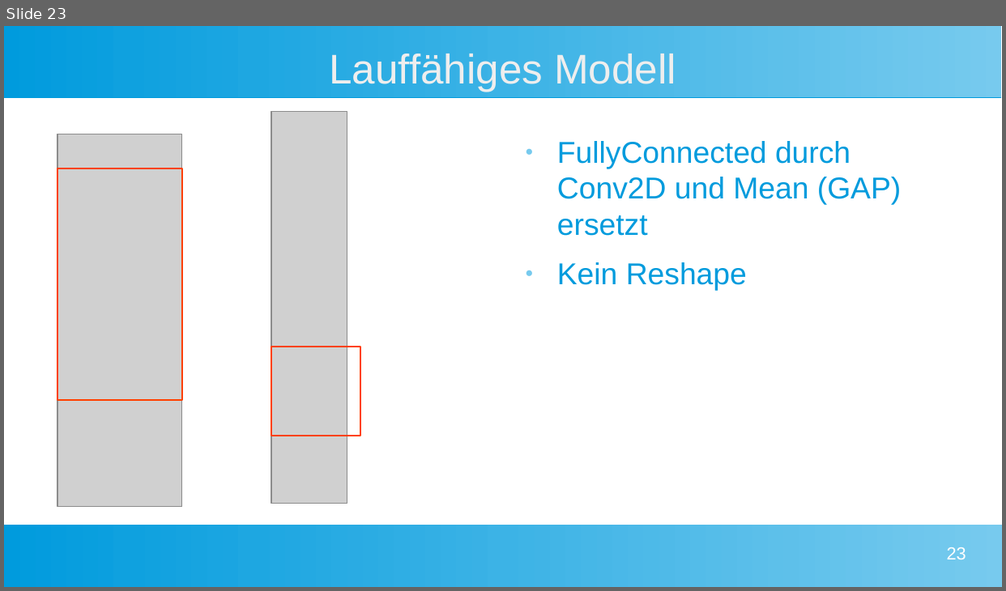
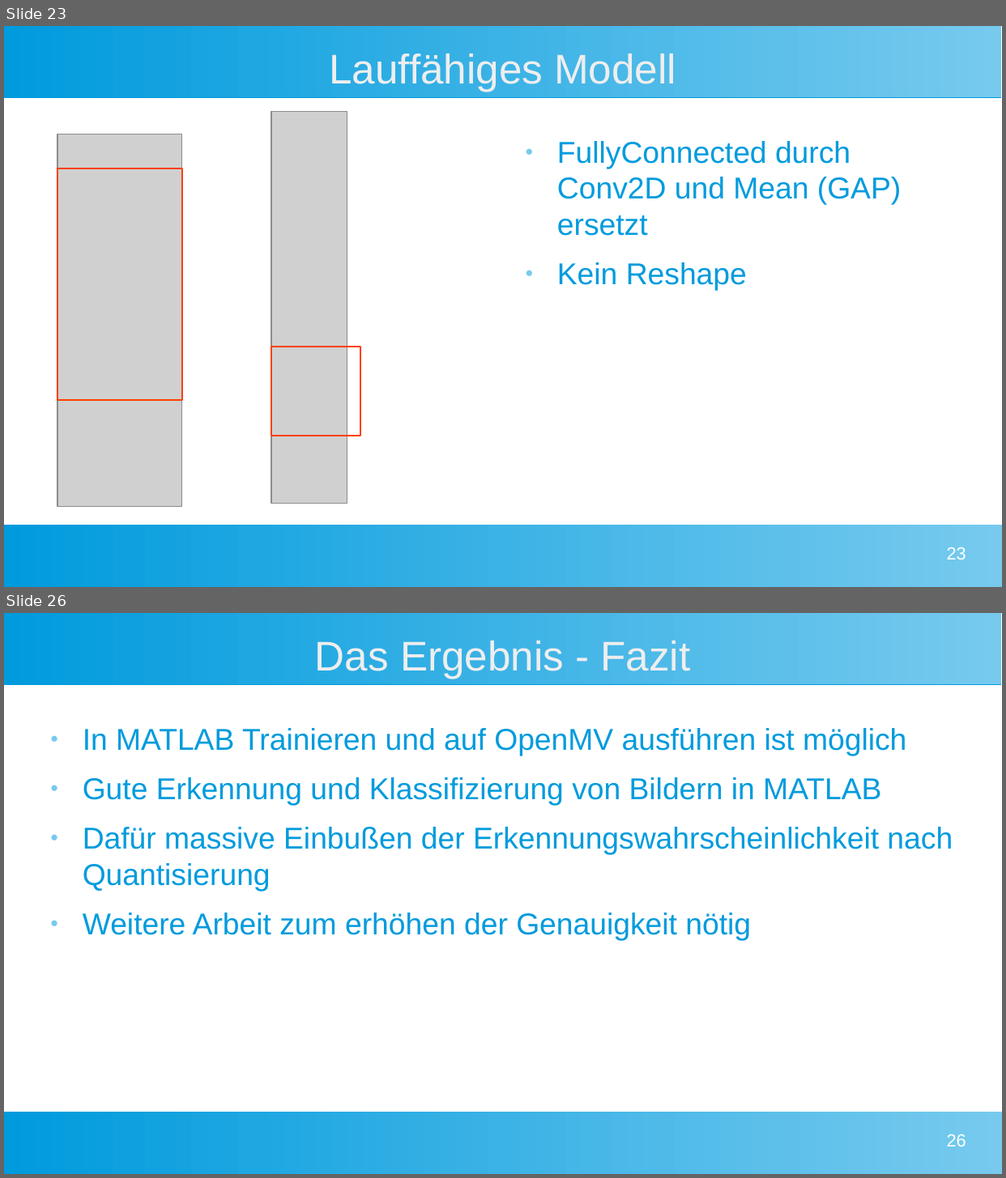
Before and after one commit to Commander-Philip/the-machine-learning-brick, a slide deck: docs/Präsentation.odp. Shown one above the other, each under a label of ours: slide 23 before the commit, slides 23 and 26 after it; the slides between them are not shown. The pictures are 1006x591 and 1006x1178 pixels, drawn with LibreOffice and Linux fonts; fonts in the diff are those of the drawing; grey boxes stand for pictures. Boxes give left, top, right and bottom in pixels: in the first picture for what was removed or moved away, otherwise in the second. Text is boxed around its words. In the diff, an @@ line names an element or a change of style, - is before the commit and + after.

```diff
--- a/docs/Präsentation.odp
+++ b/docs/Präsentation.odp
@@ slide 26 added at (4, 613, 1002, 1174), background #FFFFFF; not listed: 2 template elements that a slide beside it also shows @@
@@ title added at (315, 641, 691, 679), 33 pt, text #EEEEEE @@
+Das Ergebnis - Fazit
@@ text added at (83, 728, 953, 941), 24 pt, text #009BDD @@
+● In MATLAB Trainieren und auf OpenMV ausführen ist möglich
+● Gute Erkennung und Klassifizierung von Bildern in MATLAB
+● Dafür massive Einbußen der Erkennungswahrscheinlichkeit nach Quantisierung
+● Weitere Arbeit zum erhöhen der Genauigkeit nötig
@@ page number added at (947, 1135, 966, 1147), 14 pt, text #FFFFFF @@
+26
```
Also in this commit, not shown: 4 slides changed, 4 other slides added, 2 slides removed, 8 other files.
